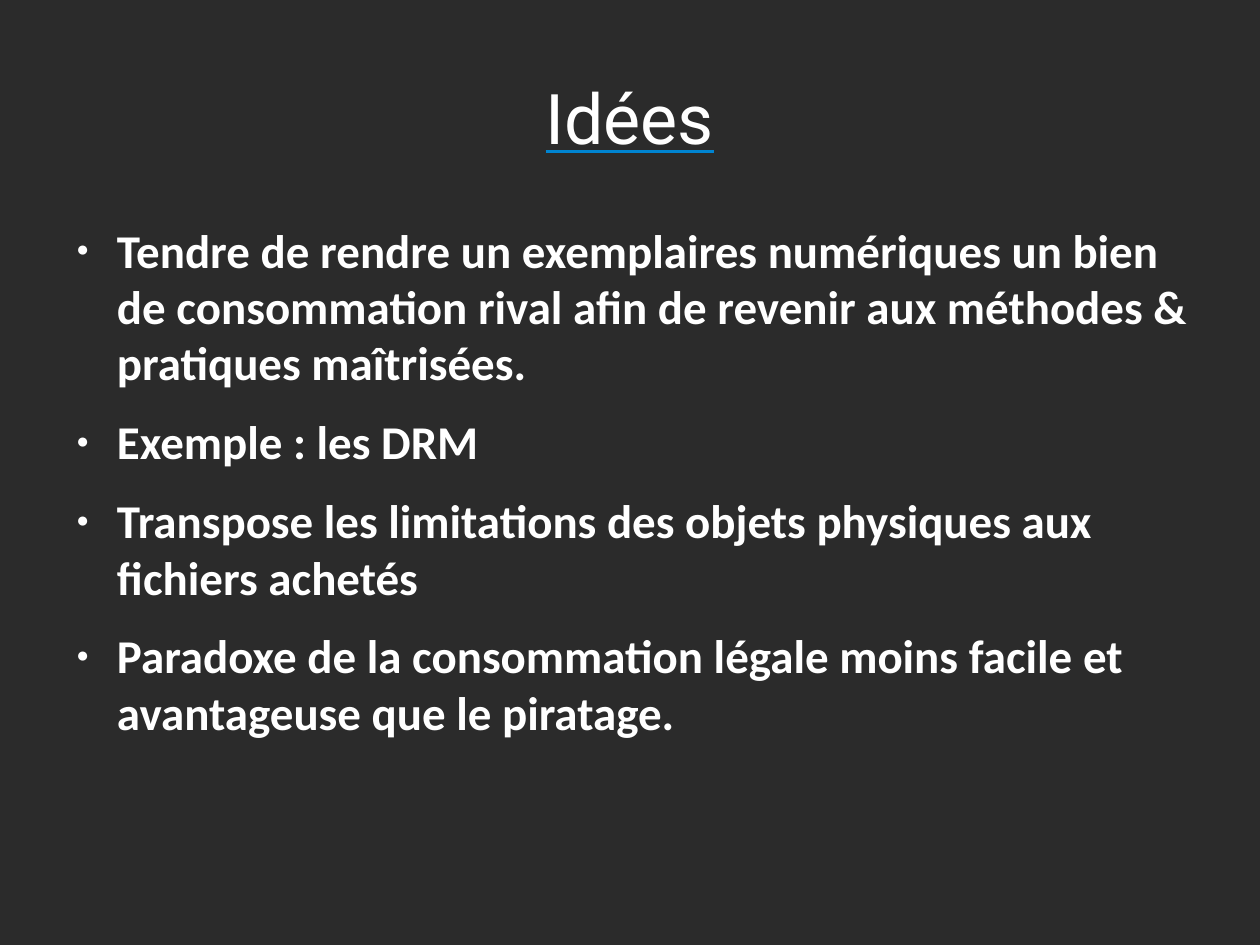
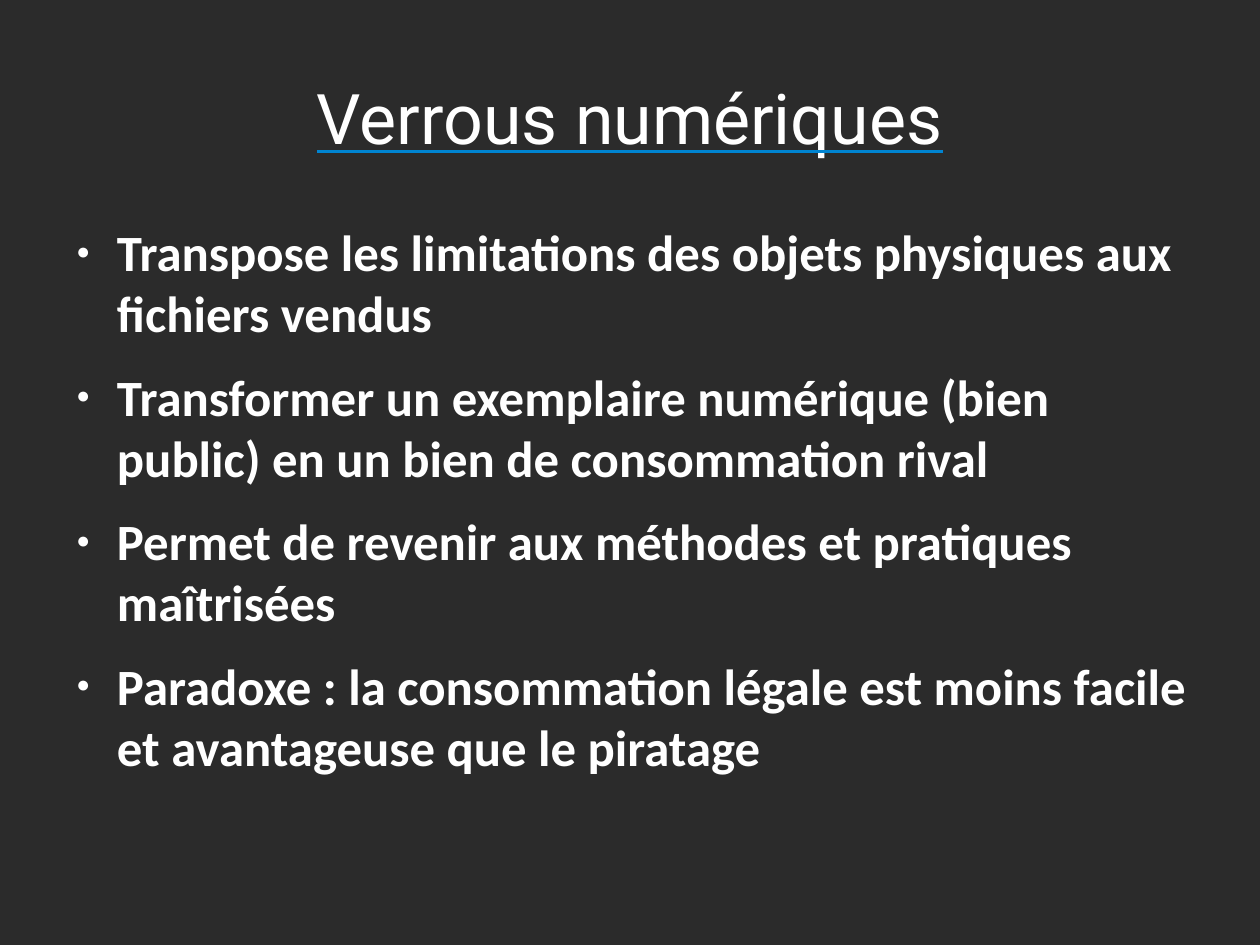
Before and after one commit to Parashp/pph-droit-auteur, a slide deck: slide 19 of soutenance.odp (slide 12 before the commit). Drawn at 1260x945 pixels with LibreOffice and Linux fonts; fonts in the diff are those of the drawing; background and template pictures are left out; a plain dark background stands for a picture behind light text. Boxes give left, top, right and bottom in pixels: in the first picture for what was removed or moved away, otherwise in the second. Text is boxed around its words. In the diff, an @@ line names an element or a change of style, - is before the commit and + after.

```diff
--- a/soutenance.odp
+++ b/soutenance.odp
@@ title at <box>317,91,942,158</box>: text changed @@
-Idées
+Verrous numériques
@@ text at <box>117,235,1186,775</box>: text changed; size 29.6 to 32 pt @@
-● Tendre de rendre un exemplaires numériques un bien de consommation rival afin de revenir aux méthodes & pratiques maîtrisées.
-● Exemple : les DRM
-● Transpose les limitations des objets physiques aux fichiers achetés
-● Paradoxe de la consommation légale moins facile et avantageuse que le piratage.
+● Transpose les limitations des objets physiques aux fichiers vendus
+● Transformer un exemplaire numérique (bien public) en un bien de consommation rival
+● Permet de revenir aux méthodes et pratiques maîtrisées
+● Paradoxe : la consommation légale est moins facile et avantageuse que le piratage
```
Also in this commit, not shown: 14 other slides changed, 9 slides added.
